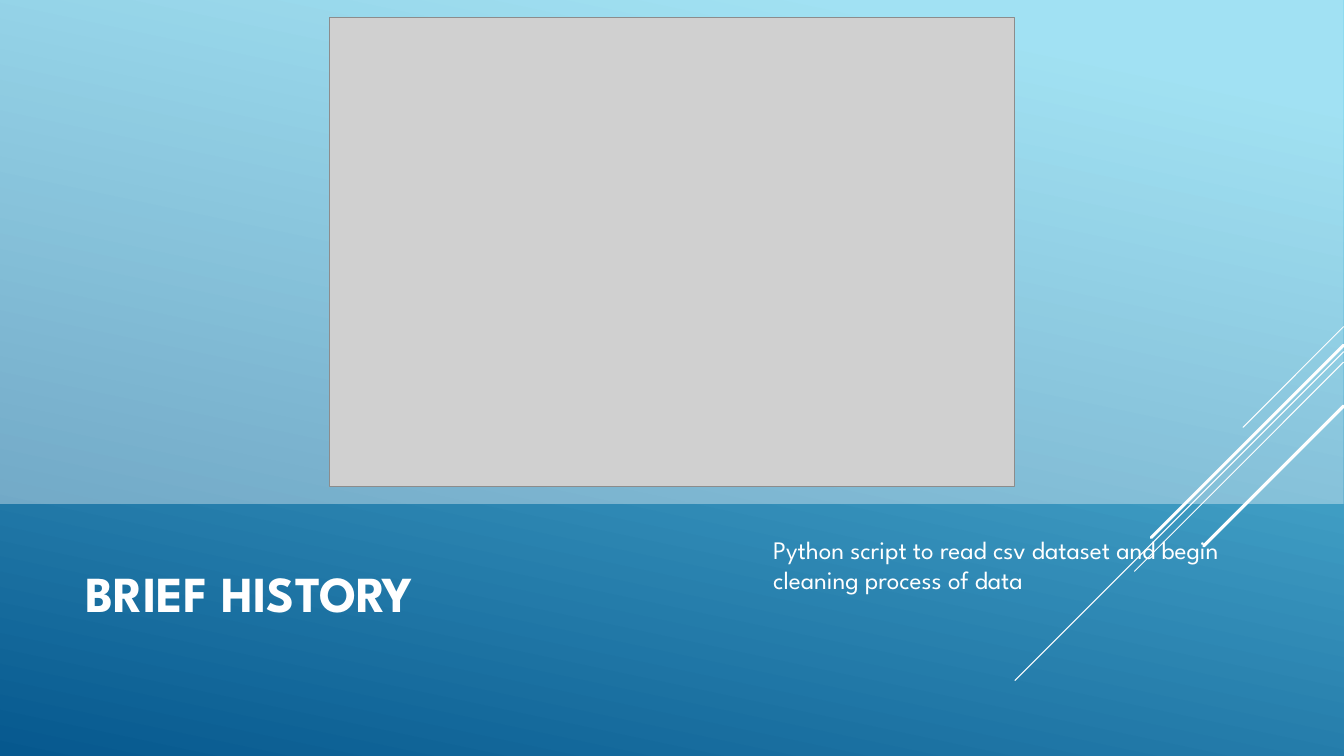
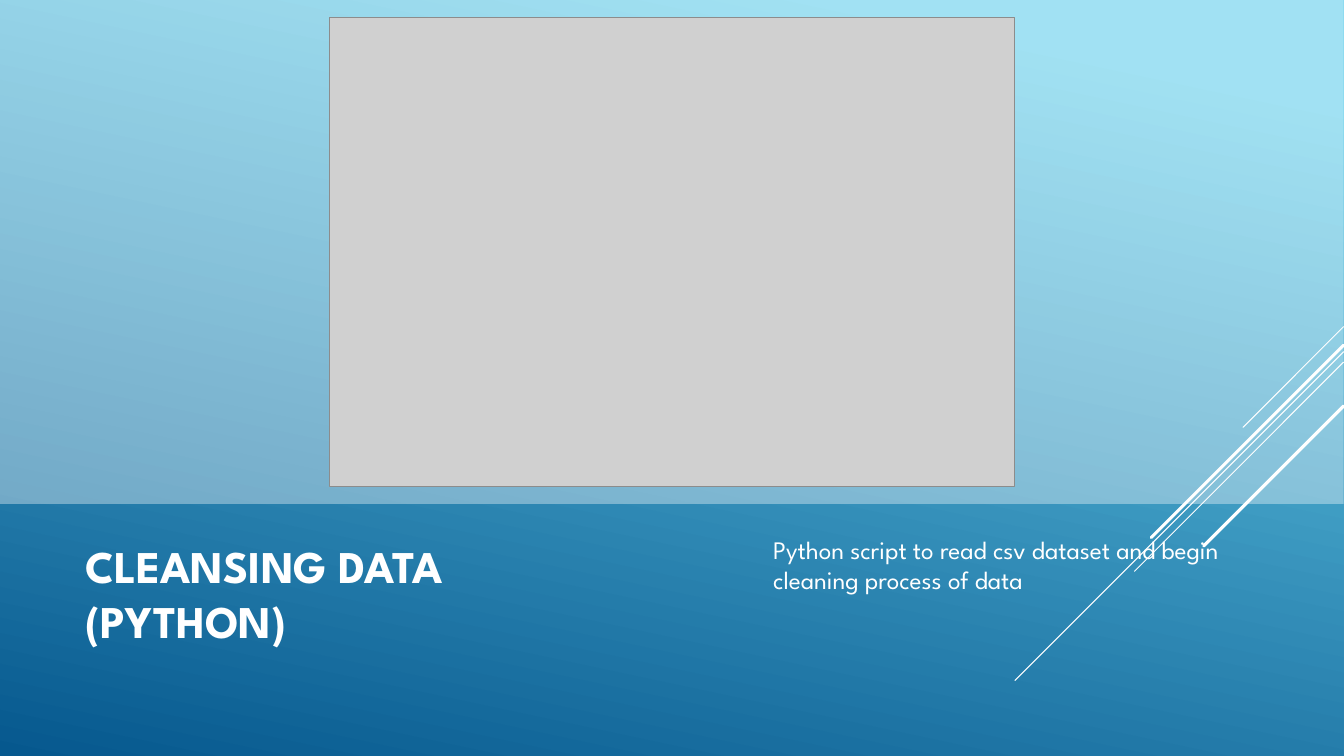
Before and after one commit to matth124/Projects, a slide deck: slide 3 of Pittsburgh Healthy Ride Analysis.pptx. Drawn at 1344x756 pixels with LibreOffice and Linux fonts; fonts in the diff are those of the drawing; grey boxes stand for pictures. Boxes give left, top, right and bottom in pixels: in the first picture for what was removed or moved away, otherwise in the second. Text is boxed around its words. In the diff, an @@ line names an element or a change of style, - is before the commit and + after.

Commit message:
PowerPoint Analysis
PowerPoint Analysis illustrating my use of Python script for data cleansing, Power BI for visualization, DAX and Power Query for data manipulation

```diff
--- a/Pittsburgh Healthy Ride Analysis.pptx
+++ b/Pittsburgh Healthy Ride Analysis.pptx
@@ title at (86,552,443,648): text changed; size 36 to 32.4 pt @@
-BRIEF HISTORY
+CLEANSING DATA
+(PYTHON)
```
Also in this commit, not shown: 1 other slide changed, 3 slides removed.
